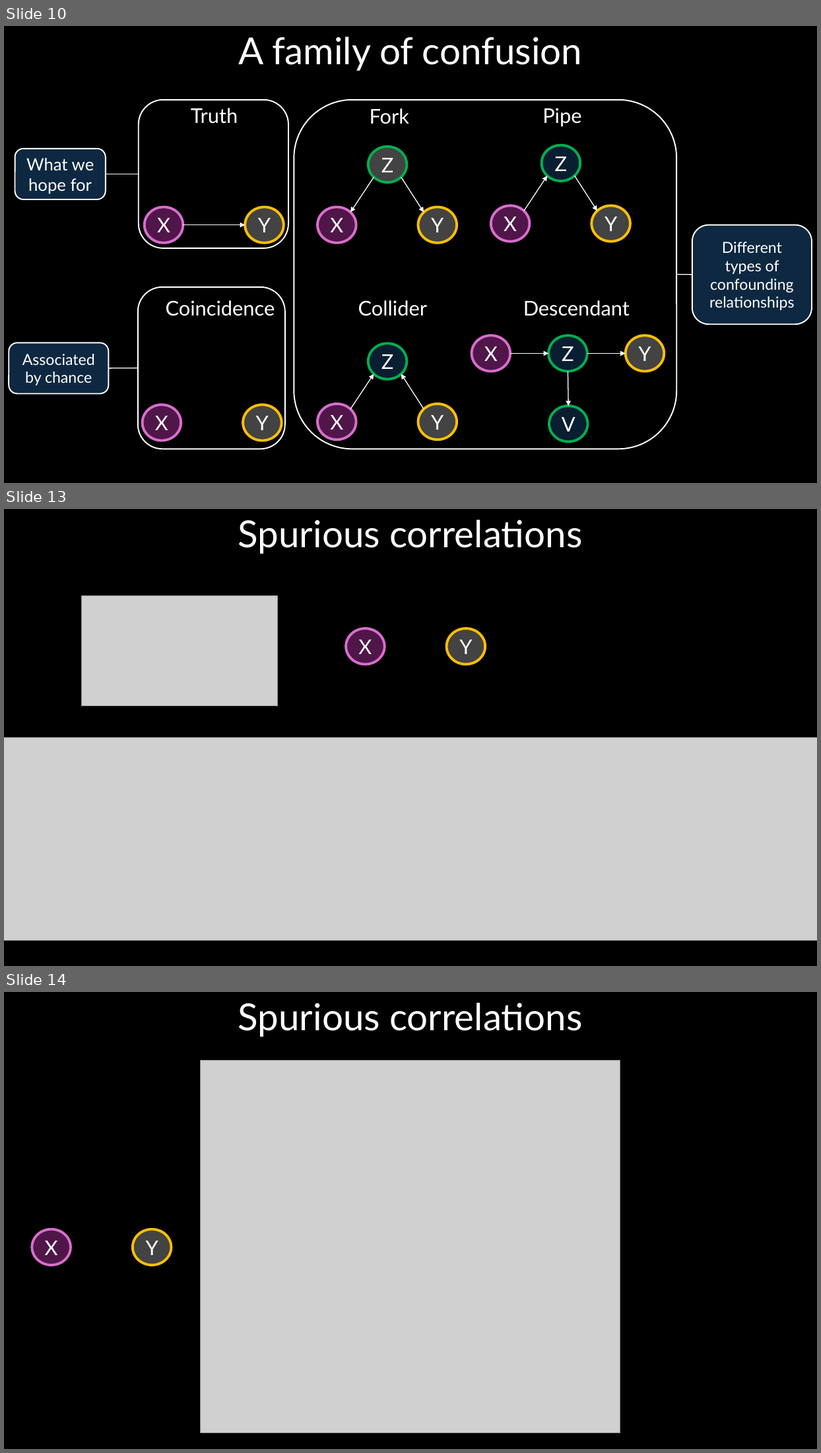
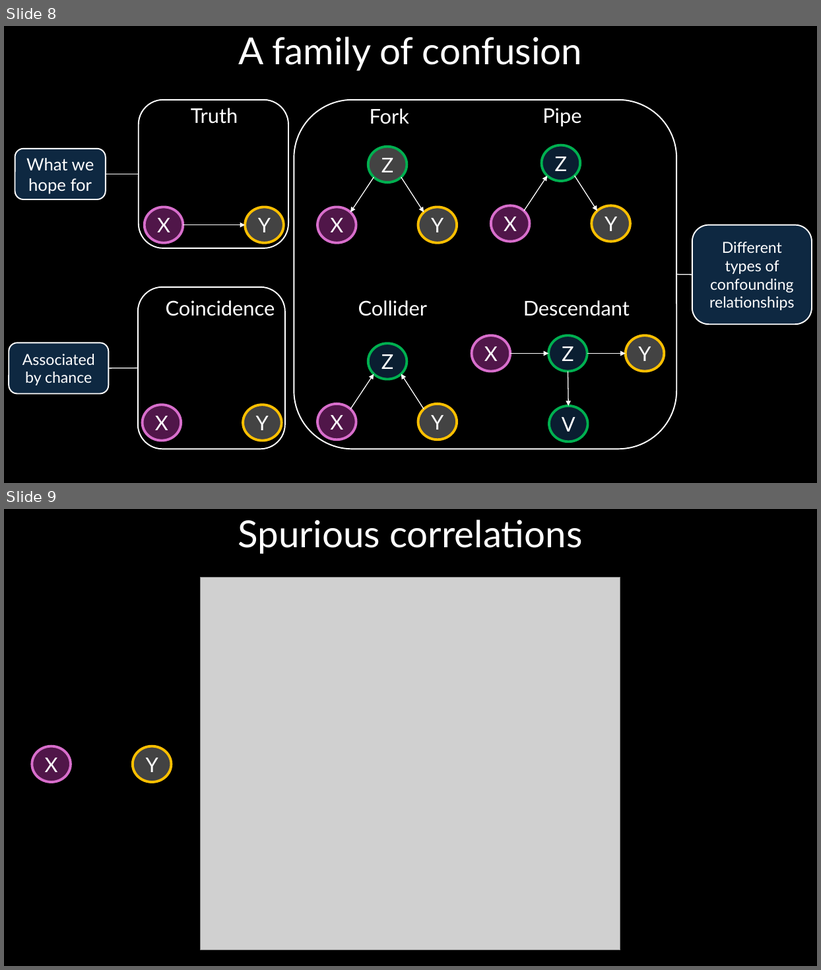
Before and after one commit to DeonRoos/stats-for-biologists, a slide deck: Lectures/Lecture 07.2 Confounding.pptx. Shown one above the other, each under a label of ours: slides 10, 13 and 14 before the commit, slides 8 and 9 after it; the slides between them are not shown. The pictures are 821x1453 and 821x970 pixels, drawn with LibreOffice and Linux fonts; fonts in the diff are those of the drawing; grey boxes stand for pictures. Boxes give left, top, right and bottom in pixels: in the first picture for what was removed or moved away, otherwise in the second. Text is boxed around its words. In the diff, an @@ line names an element or a change of style, - is before the commit and + after.

```diff
--- a/Lectures/Lecture 07.2 Confounding.pptx
+++ b/Lectures/Lecture 07.2 Confounding.pptx
@@ slide 13 removed at [4,509,817,966], background #000000 @@
@@ title removed at [238,520,582,554] @@
-Spurious correlations
@@ picture removed at [82,596,278,706] @@
@@ ellipse removed at [346,628,385,665] @@
-X
@@ ellipse removed at [447,628,485,665] @@
-Y
@@ picture removed at [4,738,817,941] @@
@@ what was slide 10 is now slide 8 @@
@@ what was slide 14 is now slide 9 @@
```
Also in this commit, not shown: 15 slides changed, 3 slides added, 14 other slides removed, 13 other files.
